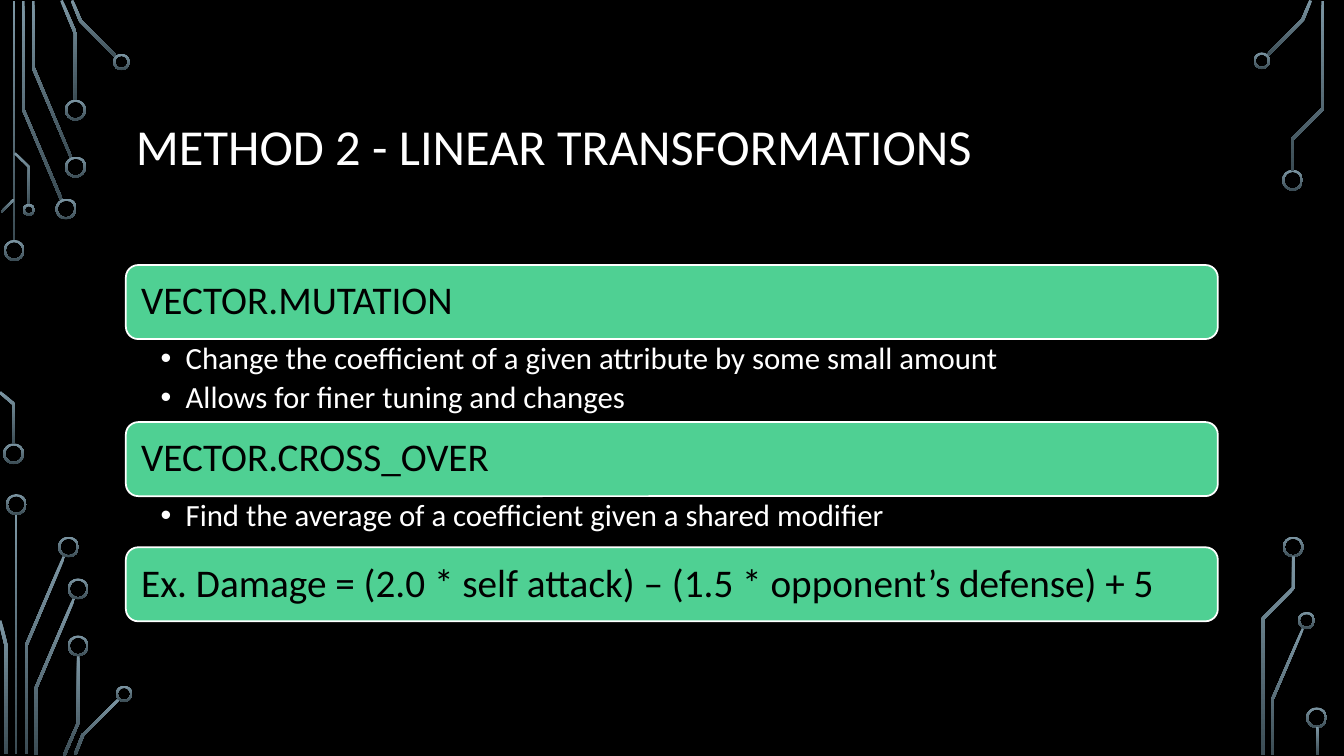
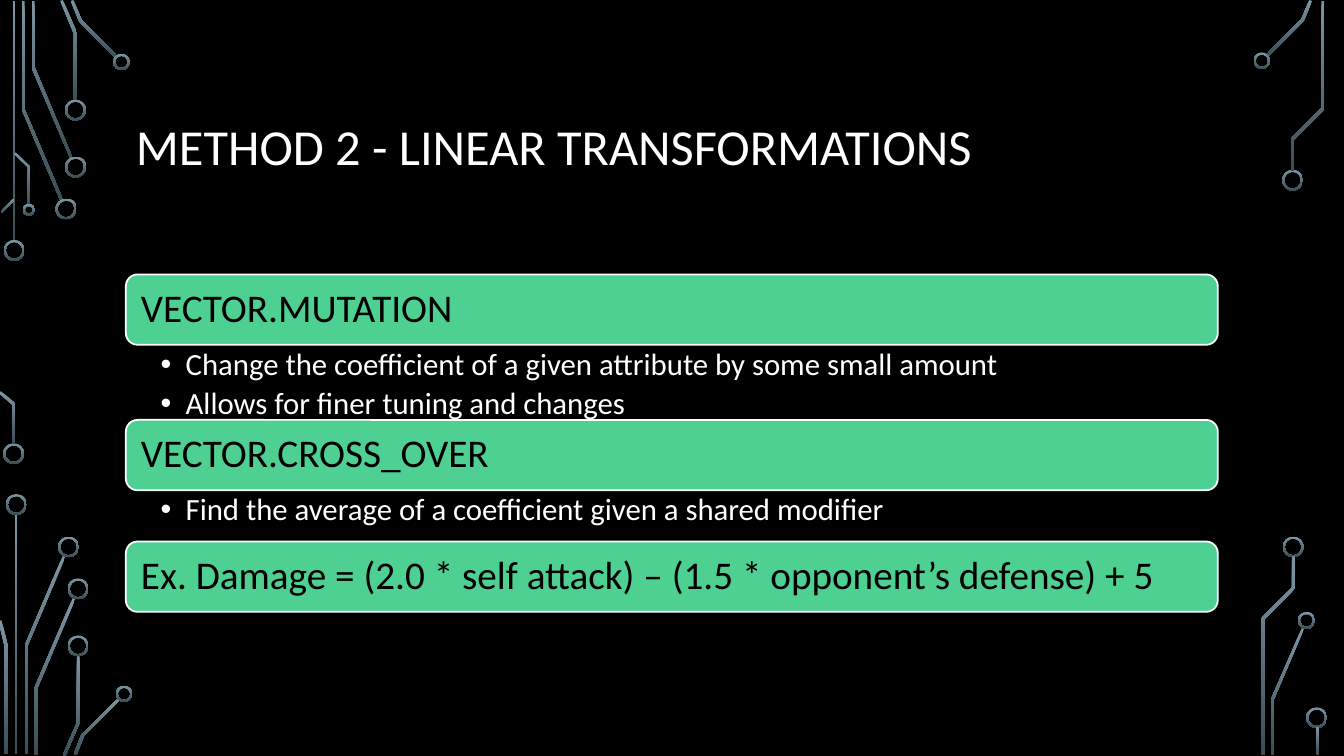
Before and after one commit to acbart/attribute-learning-system, a slide deck: slide 11 of presentation/Attribute Learning System Presentation.pptx (slide 9 before the commit). Drawn at 1344x756 pixels with LibreOffice and Linux fonts; fonts in the diff are those of the drawing; background and template pictures are left out. Boxes give left, top, right and bottom in pixels: in the first picture for what was removed or moved away, otherwise in the second. Text is boxed around its words. In the diff, an @@ line names an element or a change of style, - is before the commit and + after.

```diff
--- a/presentation/Attribute Learning System Presentation.pptx
+++ b/presentation/Attribute Learning System Presentation.pptx
@@ rounded rectangle: place and size @@
-rounded rectangle at (126,265,1218,339)
+rounded rectangle at (126,274,1218,345)
@@ text "VECTOR.MUTATION": place and size @@
-text "VECTOR.MUTATION" at (141,288,452,315)
+text "VECTOR.MUTATION" at (141,296,452,323)
@@ text "Change the coefficient of a ...": place and size @@
-text "Change the coefficient of a ..." at (186,347,997,414)
+text "Change the coefficient of a ..." at (186,353,997,422)
@@ rounded rectangle: place and size @@
-rounded rectangle at (126,422,1218,496)
+rounded rectangle at (126,420,1218,491)
@@ text "VECTOR.CROSS_OVER": place and size @@
-text "VECTOR.CROSS_OVER" at (141,445,489,477)
+text "VECTOR.CROSS_OVER" at (141,441,489,473)
@@ 2 texts, 1 rounded rectangle: place and size @@
-2 texts, 1 rounded rectangle at (126,504,1218,621)
+2 texts, 1 rounded rectangle at (126,498,1218,612)
```
Also in this commit, not shown: 5 other slides changed, 3 slides added.
